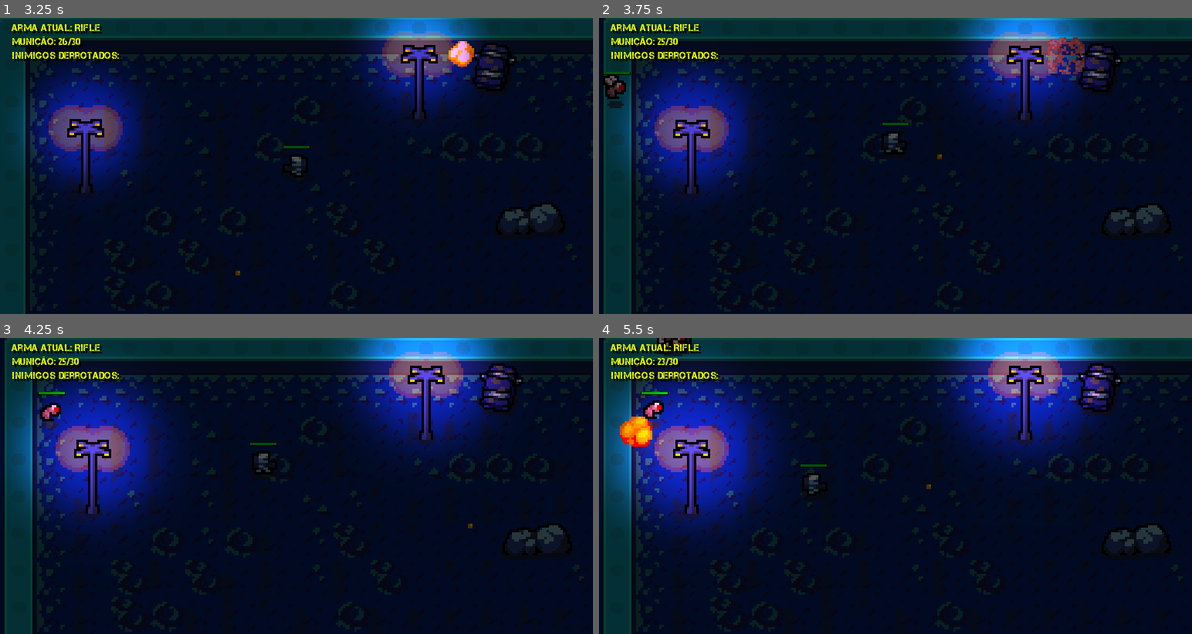
Above: before the commit, frames 1-4 (two rows, left to right).
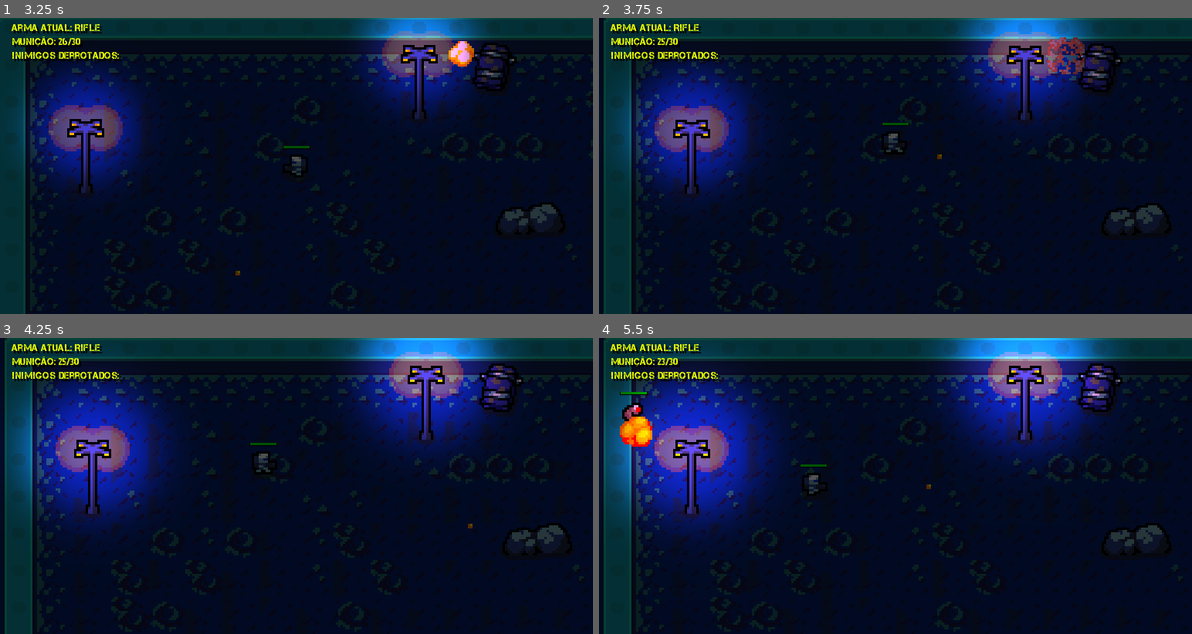
Above: after the commit, the same moments.

Repository: diemissonlima/TopDownShooter
Game: Godot game, scene res://scenes/management/game_level.tscn
The game is run twice, just before and just after one commit, with the same random seed, the same clock (stepped at 60 frames per second) and the same inputs.
Inputs (mouse positions are in pixels of both pictures, inside the frame that each line leads up to):
- Up to frame 1 (3.25 s): move the mouse to (426, 151) at 0.52 s; hold Right (ui_right) 0.53-1.28 s; click (426, 151) at 0.6 s; tap Space (ui_select) at 0.77, 1.52, 3.02 s; move the mouse to (177, 180) at 1.27 s; hold Down (ui_down) 1.28-2.03 s; click (177, 180) at 1.35 s; move the mouse to (355, 100) at 2.02 s; hold Right (ui_right) 2.03-2.78 s; click (355, 100) at 2.1 s; move the mouse to (266, 225) at 2.77 s; hold Up (ui_up) from 2.78 s (still down); click (266, 225) at 2.85 s
- Up to frame 2 (3.75 s): move the mouse to (1073, 210) at 3.52 s; release Up (ui_up) at 3.53 s; hold Left (ui_left) from 3.53 s (still down); click (1073, 210) at 3.6 s
- Up to frame 3 (4.25 s): keep holding Left (ui_left); tap Space (ui_select) at 3.77 s
- Up to frame 4 (5.5 s): move the mouse to (717, 441) at 4.27 s; click (717, 441) at 4.35 s; tap Space (ui_select) at 4.52 s; move the mouse to (925, 486) at 5.02 s; release Left (ui_left) at 5.03 s; hold Down (ui_down) from 5.03 s (still down); click (925, 486) at 5.1 s

Frame 1 is identical in both runs. In frame 2, 0.3% of the frame differs, in the area x 0-6%, y 18-31%; in frame 3, 0.3%; in frame 4, 0.7%, in the area x 3-16%, y 0-31%.

Commit message:
adicionado script de level up
faltando integrar com a interface

Diff:
--- a/scenes/enemies/centipede.tscn
+++ b/scenes/enemies/centipede.tscn
@@ -40,6 +40,7 @@
 
 [node name="Centipede" instance=ExtResource( 2 )]
 attack_cooldown = 3.0
+xp = 3
 points = 3
 damage = 4
 move_speed = 25
--- a/scenes/enemies/hornet.tscn
+++ b/scenes/enemies/hornet.tscn
@@ -43,6 +43,7 @@
 
 [node name="Hornet" instance=ExtResource( 2 )]
 attack_cooldown = 4.0
+xp = 5
 points = 5
 damage = 5
 move_speed = 30
--- a/scenes/enemies/scarab.tscn
+++ b/scenes/enemies/scarab.tscn
@@ -43,6 +43,7 @@
 
 [node name="Scarab" instance=ExtResource( 1 )]
 attack_cooldown = 4.0
+xp = 2
 points = 2
 damage = 3
 move_speed = 20
--- a/scenes/enemies/spider.tscn
+++ b/scenes/enemies/spider.tscn
@@ -76,6 +76,7 @@
 
 [node name="Spider" instance=ExtResource( 2 )]
 attack_cooldown = 3.0
+xp = 2
 points = 2
 damage = 3
 move_speed = 20
--- a/scenes/enemies/wasp.tscn
+++ b/scenes/enemies/wasp.tscn
@@ -40,6 +40,7 @@
 
 [node name="Wasp" instance=ExtResource( 2 )]
 attack_cooldown = 3.0
+xp = 1
 points = 1
 damage = 2
 move_speed = 30
--- a/scenes/management/game_over.tscn
+++ b/scenes/management/game_over.tscn
@@ -132,9 +132,9 @@
 anchor_left = 0.5
 anchor_right = 0.5
 margin_left = -36.5
-margin_top = 90.0
+margin_top = 89.0
 margin_right = 36.5
-margin_bottom = 97.0
+margin_bottom = 96.0
 custom_fonts/font = SubResource( 3 )
 text = "Inimigos Derrotados"
 
@@ -160,12 +160,8 @@
 margin_right = 31.0
 
 [node name="NewGame" type="Button" parent="HBoxContainer"]
-anchor_left = -0.0285714
-anchor_top = 0.259259
-anchor_right = -0.0285714
-anchor_bottom = 0.259259
 margin_right = 43.0
-margin_bottom = 11.0
+margin_bottom = 27.0
 focus_mode = 0
 custom_fonts/font = SubResource( 6 )
 enabled_focus_mode = 0
@@ -173,13 +169,9 @@
 flat = true
 
 [node name="Sair" type="Button" parent="HBoxContainer"]
-anchor_left = -0.0285714
-anchor_top = 0.259259
-anchor_right = -0.0285714
-anchor_bottom = 0.259259
 margin_left = 47.0
 margin_right = 70.0
-margin_bottom = 11.0
+margin_bottom = 27.0
 focus_mode = 0
 custom_fonts/font = SubResource( 7 )
 enabled_focus_mode = 0
--- a/scenes/player/soldier.tscn
+++ b/scenes/player/soldier.tscn
@@ -88,20 +88,6 @@
 "update": 1,
 "values": [ 20, 21, 22 ]
 }
-tracks/1/type = "method"
-tracks/1/path = NodePath(".")
-tracks/1/interp = 1
-tracks/1/loop_wrap = true
-tracks/1/imported = false
-tracks/1/enabled = true
-tracks/1/keys = {
-"times": PoolRealArray( 0 ),
-"transitions": PoolRealArray( 1 ),
-"values": [ {
-"args": [ false ],
-"method": "set_physics_process"
-} ]
-}
 
 [sub_resource type="Animation" id=4]
 resource_name = "idle"
@@ -167,7 +153,7 @@
 "values": [ 5, 6 ]
 }
 
-[node name="Soldier" type="KinematicBody2D"]
+[node name="Soldier" type="KinematicBody2D" groups=["player"]]
 collision_layer = 2
 script = ExtResource( 3 )
 
--- a/scripts/enemies/enemy.gd
+++ b/scripts/enemies/enemy.gd
@@ -33,6 +33,7 @@
 
 export(float) var attack_cooldown
 
+export(int) var xp
 export(int) var points
 export(int) var damage
 export(int) var move_speed
@@ -92,6 +93,7 @@
 
 func kill() -> void:
 	send_enemy_defeated(inimigo_derrotado)
+	get_tree().call_group("player", "update_exp", xp)
 	statistics.pontuacao += points
 	roll_dice()
 	queue_free()
--- a/scripts/environments/hitbox_area.gd
+++ b/scripts/environments/hitbox_area.gd
@@ -1,8 +1,8 @@
 extends Area2D
 class_name HitboxArea
 
-var on_hit: bool = false
-var on_death: bool = false
+#var on_hit: bool = false
+#var on_death: bool = false
 
 var max_health_value: int
 
--- a/scripts/management/game_over.gd
+++ b/scripts/management/game_over.gd
@@ -19,6 +19,7 @@
 
 func on_NewGame_pressed():
 	var _new_game: bool = get_tree().change_scene("res://scenes/management/game_level.tscn")
+
 	reset()
 
 
--- a/scripts/management/layered_objects.gd
+++ b/scripts/management/layered_objects.gd
@@ -7,7 +7,7 @@
 onready var timer: Timer = get_node("Timer")
 
 var avaliable_cells: Array = []
-var spawn_cooldown: float = 2
+var spawn_cooldown: float = 3.5
 
 export(Array, PackedScene) var enemies_list
 
--- a/scripts/management/statistics.gd
+++ b/scripts/management/statistics.gd
@@ -1,5 +1,8 @@
 extends Node2D
 class_name Statistics
+
+var nivel: int
+var experiencia: int
 
 var inimigos_derrotados: int
 var tiros_disprados: int
--- a/scripts/player/soldier.gd
+++ b/scripts/player/soldier.gd
@@ -9,7 +9,36 @@
 var is_crawling: bool = false
 var is_attacking: bool = false
 
+var current_exp: int = 0
+
+var level: int = 1
+var level_dict: Dictionary = {
+	"1": 25, "2": 33, "3": 49, "4": 66, "5": 93,
+	"6": 135, "7": 186, "8": 251, "9": 356
+}
+
+
 func _physics_process(_delta: float) -> void:
 	move_state.move()
 	texture.animate(move_state.velocity)
 	attack_state.attack()
+
+
+func update_exp(value: int) -> void:
+	current_exp += value
+
+	if current_exp >= level_dict[str(level)] and level < 9:
+		var leftover = current_exp - level_dict[str(level)]
+		current_exp = leftover
+		#on_level_up()
+		level += 1
+
+	elif current_exp >= level_dict[str(level)] and level == 9:
+		current_exp = level_dict[str(level)]
+
+	statistics.nivel = level
+	statistics.experiencia = current_exp
+
+
+func on_level_up() -> void:
+	pass
--- a/scripts/player/soldier_texture.gd
+++ b/scripts/player/soldier_texture.gd
@@ -41,17 +41,16 @@
 
 func move_behavior(velocity: Vector2) -> void:
 	if velocity != Vector2.ZERO:
-		animation.play(get_move_state())
-		return
-
-	animation.play("idle")
+		animation.play("walk")
+	else:
+		animation.play("idle")
 
 
-func get_move_state() -> String:
-	if parent.is_crawling:
-		return "crawl"
-
-	return "walk"
+#func get_move_state() -> String:
+#	if parent.is_crawling:
+#		return "crawl"
+#
+#	return "walk"
 
 
 func on_animation_finished(anim_name:String) -> void:
@@ -59,8 +58,8 @@
 	if anim_name == "fire" or anim_name == "throw":
 		parent.is_attacking = false
 
-	if anim_name == "hit":
-		parent.set_physics_process(true)
+	#if anim_name == "hit":
+		#parent.set_physics_process(true)
 
 	if anim_name == "death":
 		get_tree().call_group("interface", "reload_game")
